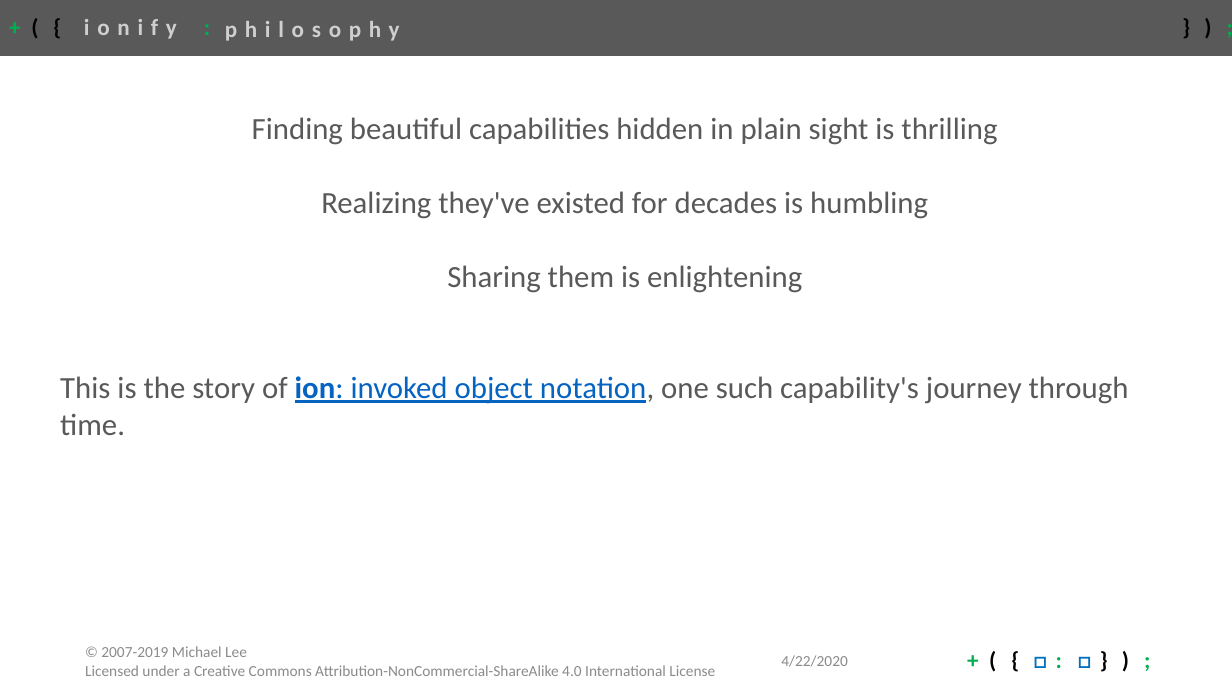
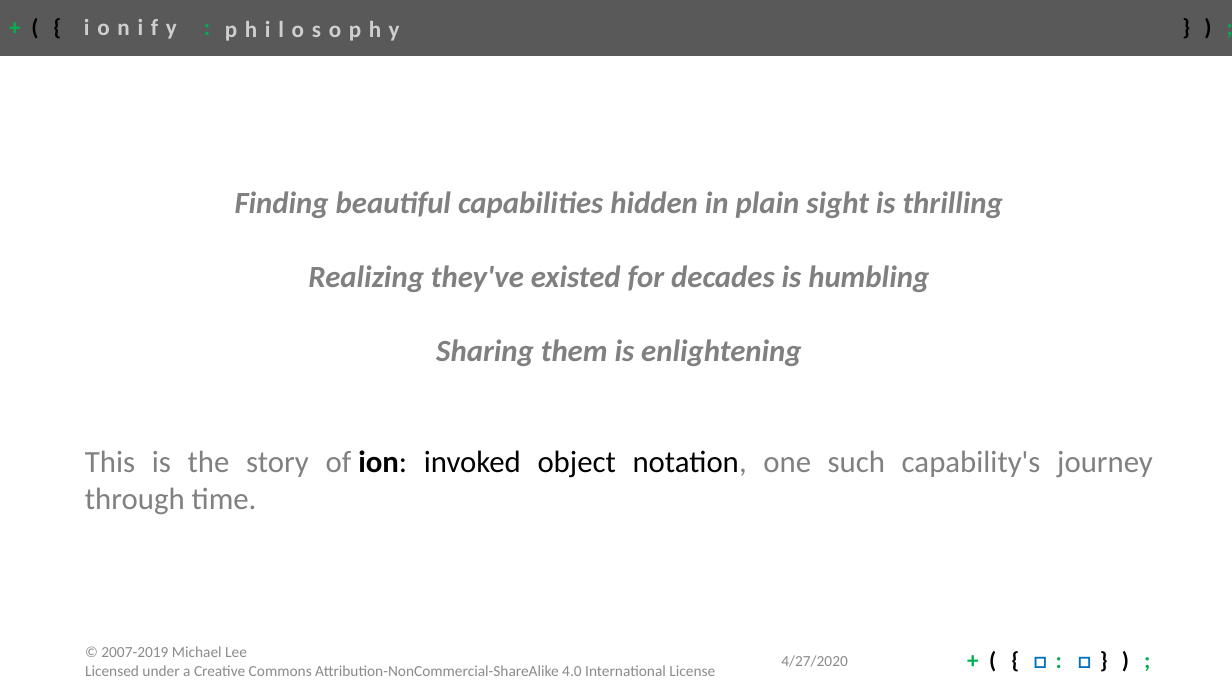
Before and after one commit to ionify/about, a slide deck: slide 1 of talks/2020.ionify.pptx (slide 2 before the commit). Drawn at 1232x693 pixels with LibreOffice and Linux fonts; fonts in the diff are those of the drawing. Boxes give left, top, right and bottom in pixels: in the first picture for what was removed or moved away, otherwise in the second. Text is boxed around its words. In the diff, an @@ line names an element or a change of style, - is before the commit and + after.

```diff
--- a/talks/2020.ionify.pptx
+++ b/talks/2020.ionify.pptx
@@ text "Finding beautiful capabilities hidden in ...": place and size @@
-text "Finding beautiful capabilities hidden in ..." at bbox=[60, 117, 1129, 435]
+text "Finding beautiful capabilities hidden in ..." at bbox=[85, 191, 1153, 514]
@@ text "Finding beautiful capabilities hidden in ..." at bbox=[85, 191, 1153, 514]: text colour #595959 to #808080 in "Finding beautiful capabilities hidden in plain sight ...", "Realizing they've existed for decades is humbling", "Sharing them is enlightening", "This is the story of notation, one ..."; bold on, italic on in "Finding beautiful capabilities hidden in plain sight ...", "Realizing they've existed for decades is humbling", "Sharing them is enlightening"; text colour #0563C1 to #000000, underline off in "ion: invoked object notation,"; alignment left to justified @@
@@ text at bbox=[781, 655, 847, 667]: text changed @@
-4/22/2020
+4/27/2020
```
Also in this commit, not shown: 25 other slides changed, 4 slides added, 5 slides removed.
